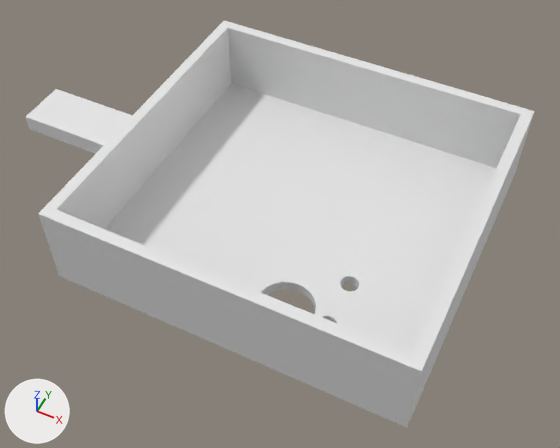
Two versions of the Blender file Caja/Inetrfaz.blend, one commit apart.
Camera for both pictures: a camera (50 mm lens) standing at (0.0494, -0.1092, 0.1234) and looking at (-0.0032, -0.004, -0.0082). Lighting does not change. The marker at lower left points along +X, +Y and +Z.

Names of what the first picture shows: 'Cubo.001', 'Cubo.002'.
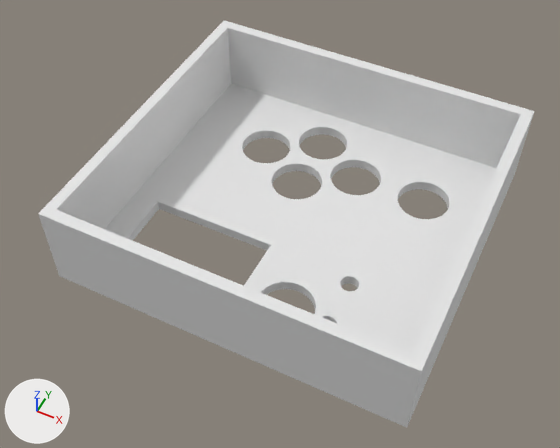
Boxes [x1, y1, x2, y2] around the edits, measured in the pictures (560 x 448 px):
'Cubo.002', deleted
    before: [26, 89, 132, 154]
part 1 of me_cubo_001, added
    after: [105, 84, 496, 338]

Edits to the bpy script that builds the scene:
```text
Change me_cubo_001:
    used by ob_cubo_001; location = (0.0, 0.0, 0.0); scale = (3.92, 4.6, 0.973)
    remove me_cubo_001.from_pydata(...)  # 210 vertices, 114 faces; spans x -0.0102..0.0102, y -0.0082..0.0082, z -0.0103..0.0103
    add me_cubo_001.from_pydata(...)  # 552 vertices, 290 faces; spans x -0.0102..0.0102, y -0.0082..0.0082, z -0.0103..0.0103
    me_cubo_001 part 1: 342 vertices added at x -0.008..0.0075, y -0.0056..0.0066, z -0.0103..-0.0077
Remove ob_cubo_002:
    ob_cubo_002 = bpy.data.objects.new('Cubo.002', me_cubo_007)
    ob_cubo_002.location = (-0.0596, -0.0002, -0.0028)
    ob_cubo_002.rotation_euler = (-3.142, 0.0, 0.0)  # degrees (-180, 0, 0)
    ob_cubo_002.scale = (3.24, 0.43, 0.722)
```
